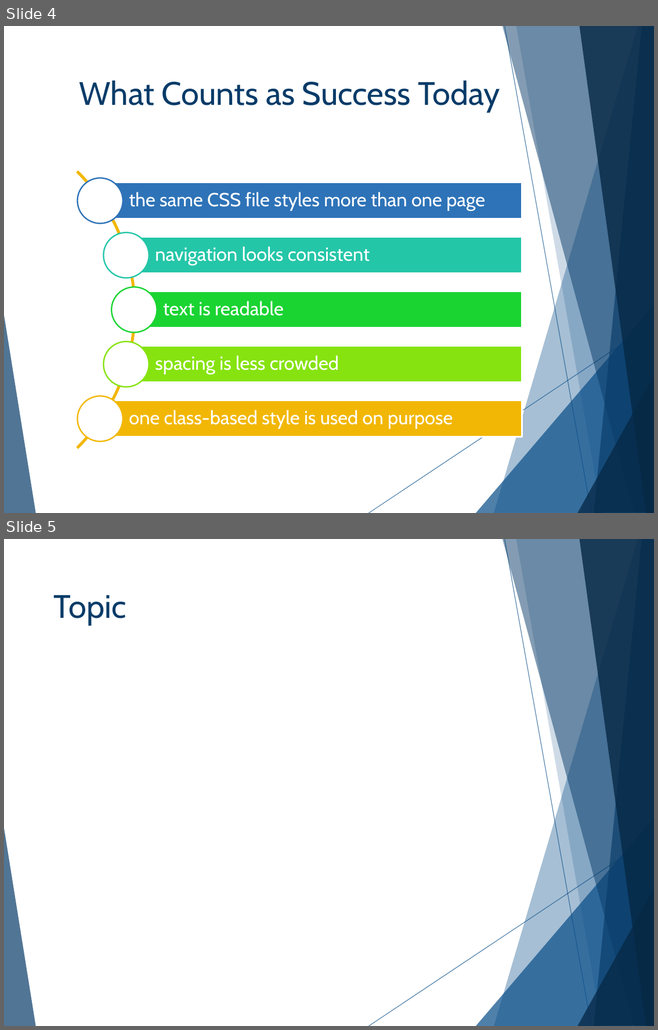
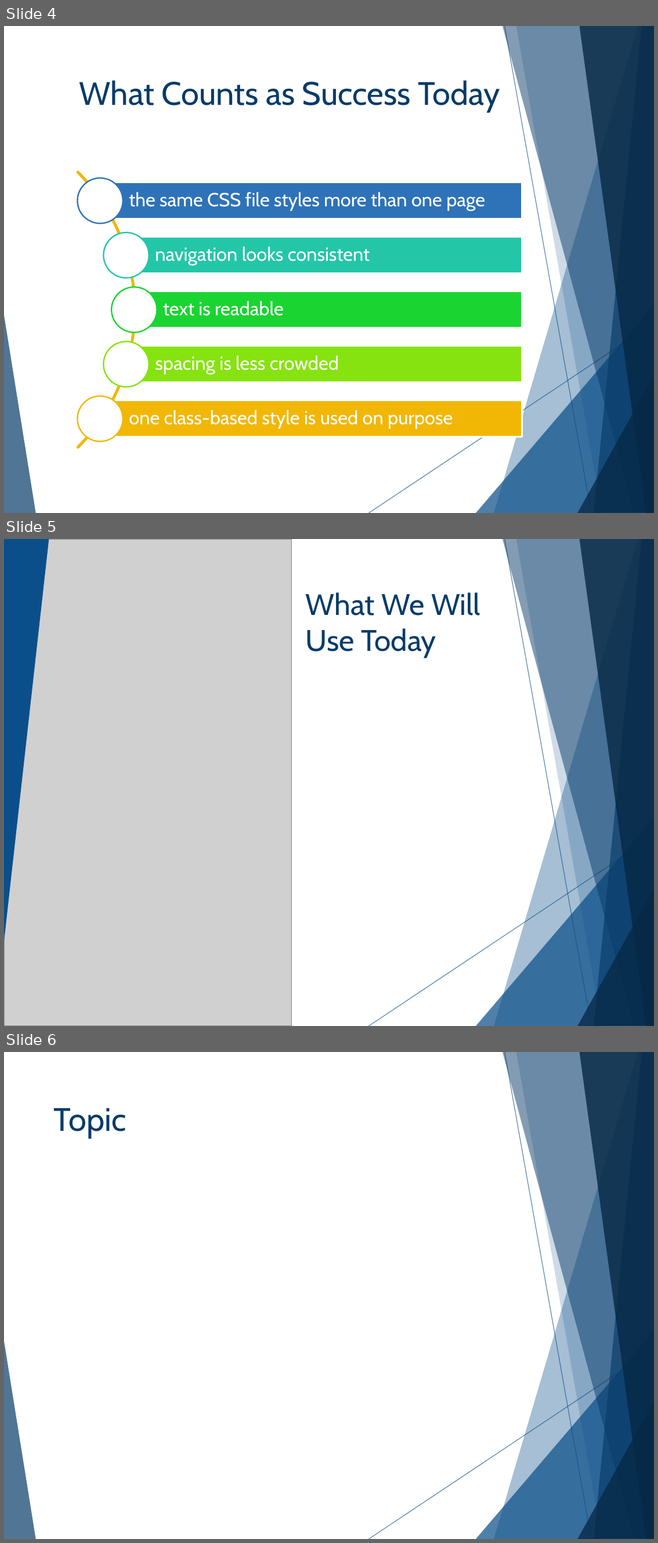
Before and after one commit to cashmy/AAISE_Details, a slide deck: 10-152-118_Web_Development_Foundations/Slide_Decks/W0ND02_Lecture_Slides.pptx. Shown one above the other, each under a label of ours: slides 4 and 5 before the commit, slides 4, 5 and 6 after it. The pictures are 658x1030 and 658x1543 pixels, drawn with LibreOffice and Linux fonts; fonts in the diff are those of the drawing; grey boxes stand for pictures; background and template pictures are left out. Boxes give left, top, right and bottom in pixels: in the first picture for what was removed or moved away, otherwise in the second. Text is boxed around its words. In the diff, an @@ line names an element or a change of style, - is before the commit and + after.

```diff
--- a/10-152-118_Web_Development_Foundations/Slide_Decks/W0ND02_Lecture_Slides.pptx
+++ b/10-152-118_Web_Development_Foundations/Slide_Decks/W0ND02_Lecture_Slides.pptx
@@ slide 5 added at (4, 539, 654, 1026), background #FFFFFF; not listed: 10 template elements that a slide beside it also shows @@
@@ picture added at (4, 539, 291, 1026) @@
@@ triangle added at (4, 539, 49, 942), fill #0B4F8A @@
@@ title added at (306, 592, 480, 657), 33 pt, text #083B67 @@
+What We Will Use Today
@@ what was slide 5 is now slide 6 @@
```
Also in this commit, not shown: 2 slides changed, 32 other files.
